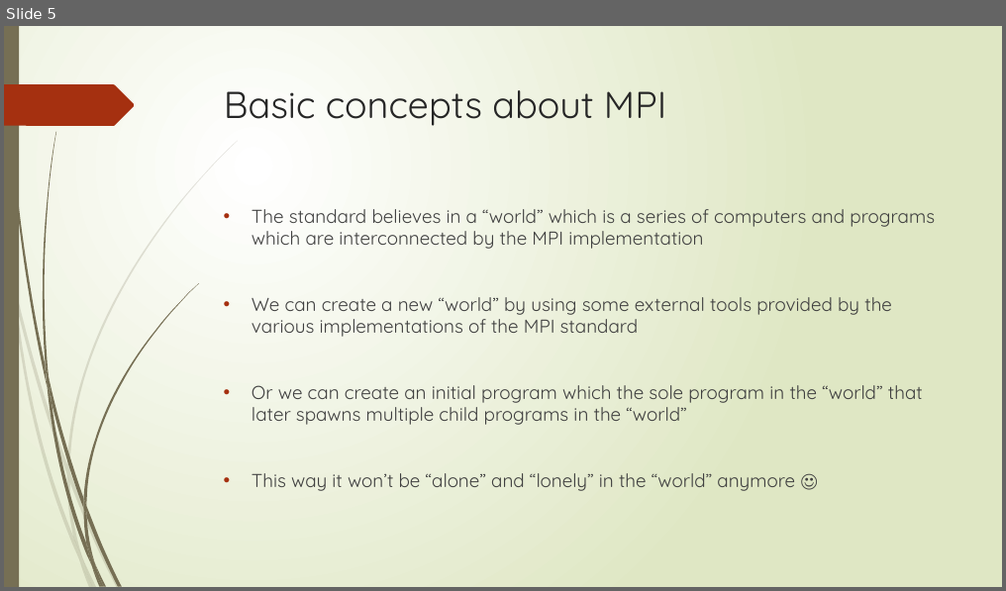
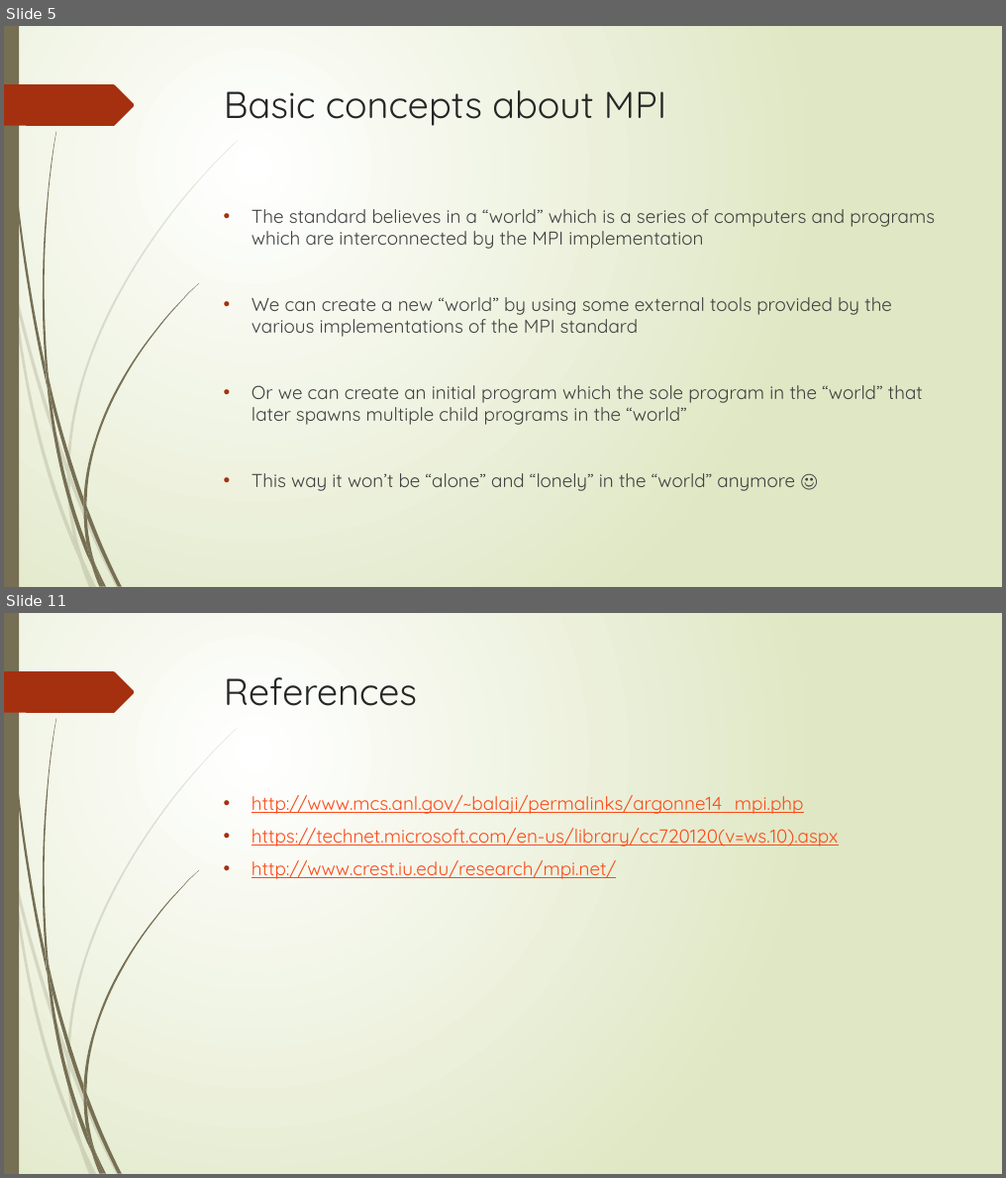
Before and after one commit to Alecu100/PD_Tema1, a slide deck: Microsoft MPI.pptx. Shown one above the other, each under a label of ours: slide 5 before the commit, slides 5 and 11 after it; the slides between them are not shown. The pictures are 1006x591 and 1006x1178 pixels, drawn with LibreOffice and Linux fonts; fonts in the diff are those of the drawing. Boxes give left, top, right and bottom in pixels: in the first picture for what was removed or moved away, otherwise in the second. Text is boxed around its words. In the diff, an @@ line names an element or a change of style, - is before the commit and + after.

```diff
--- a/Microsoft MPI.pptx
+++ b/Microsoft MPI.pptx
@@ slide 11 added at [4, 613, 1002, 1174], background gradient #FFFFFF to #DFE8C4; not listed: 24 template elements that a slide beside it also shows @@
@@ title added at [224, 677, 417, 706], 36 pt, text #262626 @@
+References
@@ text added at [252, 795, 838, 879], 18 pt, text #FB4A18, underline @@
+• http://www.mcs.anl.gov/~balaji/permalinks/argonne14_mpi.php
+• https://technet.microsoft.com/en-us/library/cc720120(v=ws.10).aspx
+• http://www.crest.iu.edu/research/mpi.net/
```
Also in this commit, not shown: 2 slides changed, 5 other slides added, 1 slide removed, 28 other files.
